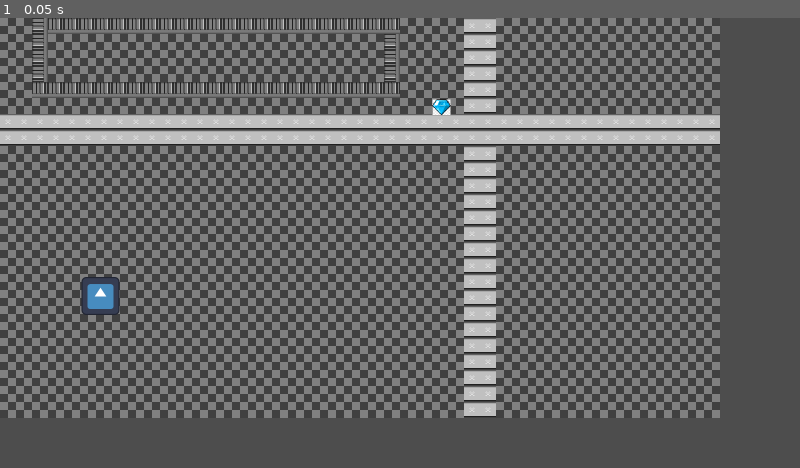
Above: before the commit, frame 1.
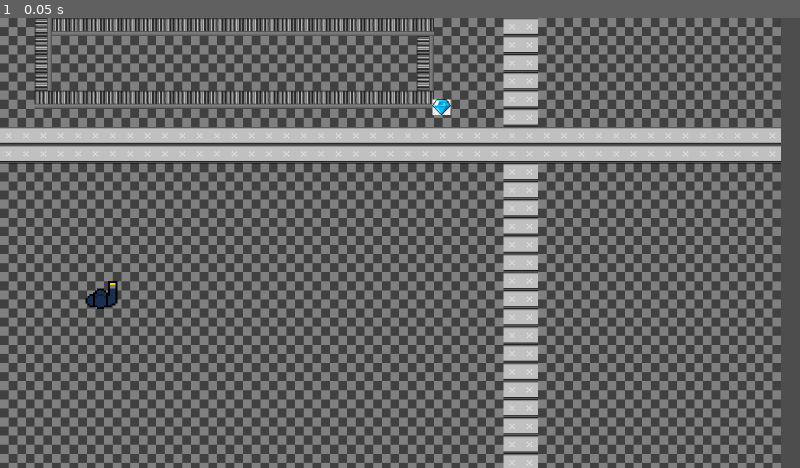
Above: after the commit, the same moment.

Repository: dareios99/berlinjam
Game: Godot game, scene res://main_level.tscn
Same seed, same stepped clock (60 frames per second), same inputs: the game is played once before the commit and once after it. The engine's default icon, where the game draws it, is replaced by a stand-in: a white triangle on a blue panel in a dark square.
Inputs:
- Up to frame 1 (0.05 s): no input

The runs differ from the first frame. In frame 1, 57% of the frame differs, in the area x 0-98%, y 0-100%.

Commit message:
Use guard object in main scene

Diff:
--- a/guard.tscn
+++ b/guard.tscn
@@ -1,9 +1,20 @@
-[gd_scene load_steps=2 format=3 uid="uid://beo4hjdyjjwpg"]
+[gd_scene load_steps=4 format=3 uid="uid://beo4hjdyjjwpg"]
 
+[ext_resource type="Script" path="res://person.gd" id="1_lh4b3"]
 [ext_resource type="Texture2D" uid="uid://dt37duhsa4ee3" path="res://imgs/guard.png" id="1_v082o"]
 
-[node name="Node2D" type="Node2D"]
+[sub_resource type="CircleShape2D" id="CircleShape2D_poasi"]
+radius = 41.3038
 
-[node name="Guard" type="Sprite2D" parent="."]
+[node name="person" type="CharacterBody2D"]
+script = ExtResource("1_lh4b3")
+
+[node name="CollisionShape2D" type="CollisionShape2D" parent="."]
+position = Vector2(202, 556)
+shape = SubResource("CircleShape2D_poasi")
+
+[node name="texture" type="Sprite2D" parent="."]
 texture_filter = 1
+position = Vector2(201, 556)
+scale = Vector2(3.74495, 3.74495)
 texture = ExtResource("1_v082o")
--- a/main_level.tscn
+++ b/main_level.tscn
@@ -1,12 +1,11 @@
-[gd_scene load_steps=11 format=3 uid="uid://c6fhnw2t4jnnq"]
+[gd_scene load_steps=9 format=3 uid="uid://c6fhnw2t4jnnq"]
 
 [ext_resource type="Script" path="res://main_level.gd" id="1_78d55"]
 [ext_resource type="Texture2D" uid="uid://tcc0l00g153t" path="res://imgs/white_background.jpg" id="2_6p62r"]
 [ext_resource type="Texture2D" uid="uid://fmu4qfhrudxj" path="res://imgs/object.jpg" id="3_7r7ry"]
 [ext_resource type="Texture2D" uid="uid://cvtyiv5ldg36k" path="res://imgs/Inside Tileset.png" id="4_y34q6"]
-[ext_resource type="Script" path="res://person.gd" id="5_r8dc0"]
-[ext_resource type="Texture2D" uid="uid://cuus3ha26x7tj" path="res://icon.svg" id="6_n6pam"]
-[ext_resource type="PackedScene" uid="uid://cqv6n4k0yfpjw" path="res://shiny_object.tscn" id="7_befto"]
+[ext_resource type="PackedScene" uid="uid://beo4hjdyjjwpg" path="res://guard.tscn" id="5_577lp"]
+[ext_resource type="PackedScene" path="res://shiny_object.tscn" id="7_befto"]
 
 [sub_resource type="TileSetAtlasSource" id="TileSetAtlasSource_7tqhw"]
 texture = ExtResource("4_y34q6")
@@ -91,13 +90,11 @@
 physics_layer_0/collision_layer = 2
 sources/1 = SubResource("TileSetAtlasSource_7tqhw")
 
-[sub_resource type="CircleShape2D" id="CircleShape2D_poasi"]
-radius = 41.3038
-
 [node name="main_level" type="Node2D"]
 script = ExtResource("1_78d55")
 
 [node name="map" type="Node2D" parent="."]
+scale = Vector2(1.08487, 1.13496)
 
 [node name="background" type="Sprite2D" parent="map"]
 position = Vector2(655, 380.331)
@@ -130,17 +127,7 @@
 format = 2
 layer_0/tile_data = PackedInt32Array(0, 1, 0, 65537, 1, 0, 65538, 65537, 65536, 131074, 65537, 65536, 131075, 1, 0, 196 …(18329 unchanged characters)…
 
-[node name="person" type="CharacterBody2D" parent="."]
-script = ExtResource("5_r8dc0")
-
-[node name="CollisionShape2D" type="CollisionShape2D" parent="person"]
-position = Vector2(202, 556)
-shape = SubResource("CircleShape2D_poasi")
-
-[node name="texture" type="Sprite2D" parent="person"]
-position = Vector2(201, 556)
-scale = Vector2(0.59375, 0.59375)
-texture = ExtResource("6_n6pam")
+[node name="person" parent="." instance=ExtResource("5_577lp")]
 
 [node name="treasure" type="Node2D" parent="."]
 position = Vector2(737, -48)
